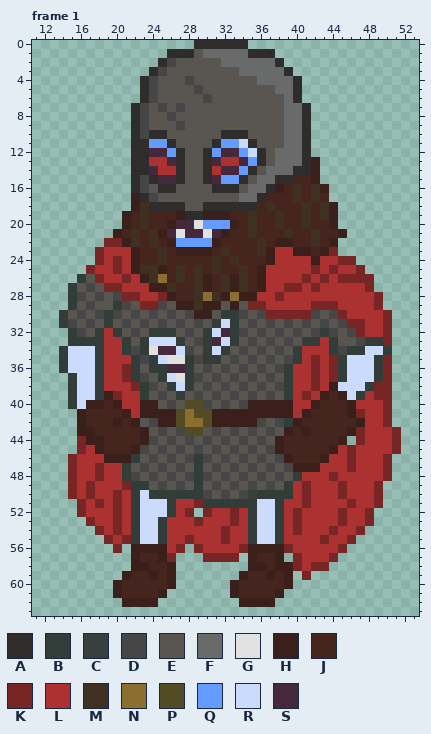
Pixel-art file: Assets/Aseprite Files/draugrsouthwest.aseprite. Above: the version before the commit.
64x64 pixels, 1 frame. Shown: frame 1: x 11..53, y 0..63. The commit also changed other frames, which this record leaves out.
Palette (. is transparent): A #2e2d2c  B #323c39  C #383f3c  D #464646  E #595652  F #696a6a  G #e1e1e1  H #3a1f1a  J #46251f  K #772525  L #ac3232  M #403022  N #8a6f30  P #524b24  Q #639bff  R #cbdbfc  S #45283c
Pixels before, frame 1 (only the part around the change), first column x 11:
 0 ..................AAAAAA...................
 1 ...............AAAEFFFFFAAA................
 2 ..............ADEEEEEFFFFFFA...............
 3 .............ADEEEEEEEEFFFFFA..............
 4 ............ADEEEDEEEEEEEFFFFA.............
 5 ............ADEEEEDEEEEEEEEFFA.............
 6 ............ADEEEEEDEEEEEEEEFA.............
 7 ...........ADEDEDEEEEEEEEEEEFFA............
 8 ...........ADEEDEEEEEEEEEEEEFFA............
 9 ...........ADEEEDEEEEEEEEEEEFFA............
10 ...........ADAAEEEEEEAAAEEEEFFA............
11 ...........AAQQAEEEEAQQRAEEEFFA............
12 ...........AASSQAEEAQSSQRAEFFFA............
13 ...........AALLSAEEASLLSQAEFFFAH...........
14 ...........AASLLAEEALSSQAEFFFAAH...........
15 ...........ADASSAEEASQQAEFFAAJJH...........
16 ...........ADEAAEEEEAAAEFFAHJMJMH..........
17 ...........HADEEEEEEEEEFFAJJJMJMJ..........
18 ...........HMAAAAEEAAAAAAJMJJJMJMH.........
19 ..........HJMJJJHAAHHHJJMJJMJJMJMH.........
20 ..........HJMJJHSSGQQQHJMJJMJJMJJH.........
21 .........HJMJMHSGSSGSHJJMJJJMJJMJJH........
22 ........KKHMJMJHQQQQHJJJJMJHHJJMJH.........
23 .......KLLLHJJMJHHHHJMJJJMHLLHHJHK.........
24 .......KLKLHJJMJJJJJMJMJJJHLLLLHLLKK.......
25 ......KLLKLHMMHJMJMJMJJMJHLLLLLKLKLLK......
26 .....BEKLLKLHMNJMJMHJMHMJHLLLLKLKLKKKK.....
27 ....BEDEKKLLLHHMJJMHJMHMJHLLKKLKLLLLLK.....
28 ....BDEDEDKKLLKHJJMNMHNHHLLKLLLLLLLLLLK....
29 ....BEDEEBDEKKDEHHMHHEHEKKLLLLLKKKLLLLK....
30 ...BEDEDBDEDEDEDEDHHEBBDEDKKKKKDEDKLLLLK...
31 ...BDEDEBEDEDEDEDEDEBRBEDEDEDEDEDEDKKLLK...
32 ....BDEBLBEDEBBBEDEBRSBDEDEDEDEDBDEDKLLK...
33 ....BBBBLLBEBRRRBEDBSRBEDEDEDEBBLBEEDBBK...
34 ...BRRRBLLBDBGSSRDEBRBEDEDEDEBLLLBDBBRRB...
35 ...BRRRBLLLBDBRGGBDBBEDEDEDEDBLKLKBRRRBK...
36 ...BRRRBLLKBEBBSSBEDEDEDEDEDBLLKLKBRRRBK...
37 ....BRRBLLKBDEBRGBDEDEDEDEDEBLLKLKBRRRBK...
38 ....BRRBLLLKBDEBRBEDEDEDEDEDBLLKLHRRRBKK...
39 ....BRRBHKLLBEDEBEDEDEDEDEDEBLKLHJHRBLKK...
40 ....BRHHJHLLHHEDEPPDEDEDHHHHHLLHJJJHLLLK...
41 .....HJJJJHLHHHHPNPPHHHHHHHHHLHJJJJHKLLK...
42 .....HJJJHJHEDHHPNNPHHHHHDEDBHJJJJJJHLLK...
43 .....HHJJJJJHEDEDPPEDEDEDEDEHJHJJJJHKLLLK..
44 .....KHHJJJJHDEDEDEDEDEDEDEHJJJJJJH.KLLLK..
45 .....KLHJJJHDEDEDEDEDEDEDEDHJJJJJHLKLLLLK..
46 ....KLLLHHHBEDEDEDBDEDEDEDEDHJJJHLLKLLLK...
47 ....KLLKLLBEDEDEDEBEDEDEDEDEDHHHLLLKLLLK...
48 ....KLLKLLBDEDEDEDBDEDEDEDEDEBLLLKLLLLLK...
49 ....KLKLLLKBBEDEDEBEDEDEDEDEBLKLLLKLLLK....
50 ....KLKLLKLBRBBBBBBDEDEDCBBBBLKLLLKLLLK....
51 .....KLKLKLBRRRBLLKBBBBBBRRBLLKLLLLKLLK....
52 .....KLLLKLBRRRBLK.KLLKLBRRBLKLLLLKLLK.....
53 ......KLLKLBRRBLLLKLLLKLBRRBLKLLLLKLLK.....
54 .......KLKLBRRBLLLLLLKLLBRRBLKLLLKLLK......
55 ........KLKBRRBLLKLLLKLLBRRBLLLLKLLK.......
56 .........K.HHHHLK.KLLLLKHHHHKLLLLLK........
57 ...........HJJHK...KKKK.HJJH.KLLLK.........
58 ...........HHJJH........HHJHHKLKK..........
59 ..........HJJHJH.......HJJHJH.K............
60 .........HJJJJJH......HJJJJJH..............
61 .........HJJJJH.......HJJJJH...............
62 ..........HHHH.........HHHH................
63 ...........................................
The result:
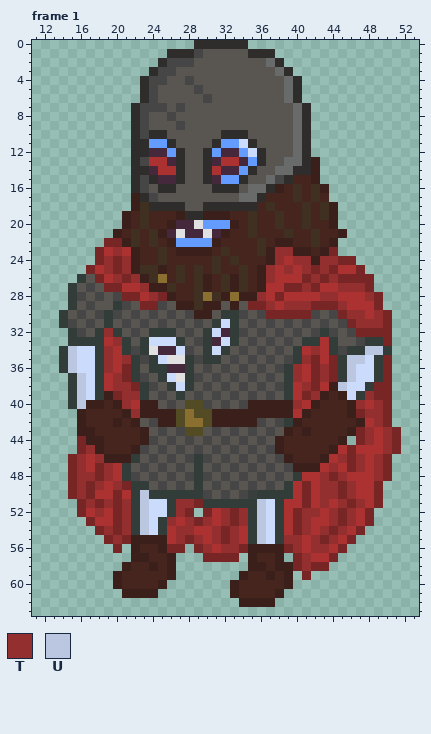
Colours new in this view: T #942f2f  U #bbc7e1
From old to new:
Frame 1, layer "Flattened":
y 1: x 29..34 EFFFFF -> DEEEEE
y 2: x 27..28 EE -> DD; x 32..36 FFFFF -> EEEEE
y 3: x 26 E -> D; x 34..37 FFFF -> EEEE
y 4: x 25 E -> D; x 36..38 FFF -> EEE
y 5: x 38 F -> E
y 7: x 24 E -> D; x 39 F -> E
y 8..11: x 39 F -> E
y 12: x 38..39 FF -> EE
y 13: x 23 A -> D; x 38 F -> E
y 14: x 37 F -> E
y 15: x 36 F -> E; x 38 A -> D
y 23: x 20 L -> T; x 38..39 LL -> TT
y 24: x 19 L -> T; x 21 L -> T; x 38 L -> T; x 40..41 LL -> TT; x 43..44 LL -> TT
y 25: x 19 L -> T; x 21 L -> T; x 37 L -> T; x 39 L -> T; x 41 L -> T; x 43 L -> T
y 26: x 20 L -> T; x 22 L -> T; x 37 L -> T; x 42 L -> T; x 44 L -> T
y 27: x 23 L -> T; x 41 L -> T; x 45..47 LLL -> TTT
y 28: x 24 L -> T; x 36 L -> T; x 43..44 LL -> TT; x 48 L -> T
y 29: x 37 L -> T; x 39..41 LLL -> TTT; x 45 L -> T
y 30: x 46..47 LL -> TT; x 49 L -> T
y 31: x 47..49 KLL -> TTT
y 32: x 19 L -> T; x 48..49 LL -> KK
y 33: x 20 L -> T
y 34: x 15 R -> U; x 19 L -> T; x 42 L -> T; x 48..49 RR -> UU
y 35: x 15 R -> U; x 19 L -> T; x 21 L -> T; x 41 L -> T; x 46..47 RR -> UU
y 36: x 15 R -> U; x 19 L -> T; x 40 L -> T; x 43 L -> T; x 46 R -> U
y 37: x 16 R -> U; x 20 L -> T; x 40 L -> T; x 43 L -> T; x 46 R -> U
y 38: x 16 R -> U; x 20..21 LL -> TT; x 41 L -> T; x 45 R -> U
y 39: x 16 R -> U; x 21..22 LL -> TT; x 42 L -> T; x 48 L -> T
y 40: x 16 R -> U; x 21 L -> T; x 40 L -> T; x 47 L -> T; x 49 L -> T
y 41: x 22 L -> T; x 48..49 LL -> TT
y 42: x 49 L -> T
y 43..44: x 48 L -> T; x 50 L -> T
y 45: x 17 L -> T; x 50 L -> T
y 46: x 16 L -> T; x 18 L -> T; x 45 L -> T; x 47 L -> T; x 49 L -> T
y 47: x 16 L -> T; x 19 L -> T; x 44 L -> T; x 47 L -> T; x 49 L -> T
y 48: x 16..17 LL -> TT; x 19 L -> T; x 43 L -> T; x 45 L -> T; x 49 L -> T
y 49: x 16 L -> T; x 18 L -> T; x 20 L -> T; x 43..44 LL -> TT; x 46 L -> T
y 50: x 16 L -> T; x 23 R -> U; x 43..44 LL -> TT; x 46 L -> T
y 51: x 17 L -> T; x 19 L -> T; x 21 L -> T; x 23 R -> U; x 27..28 LL -> TT; x 36 R -> U; x 43 L -> T; x 45 L -> T; x 47 L -> T
y 52: x 18 L -> T; x 21 L -> T; x 23 R -> U; x 27 L -> T; x 32 L -> T; x 34 L -> T; x 36 R -> U; x 41..42 LL -> TT; x 44 L -> T; x 46 L -> T
y 53: x 21 L -> T; x 23 R -> U; x 26 L -> T; x 28 L -> T; x 30 L -> T; x 32 L -> T; x 34 L -> T; x 36 R -> U; x 41 L -> T; x 44 L -> T; x 46 L -> T
y 54: x 19 L -> T; x 21 L -> T; x 23 R -> U; x 27..28 LL -> TT; x 31 L -> T; x 33 L -> T; x 36 R -> U; x 41 L -> T; x 43 L -> T; x 45 L -> T
y 55: x 20 L -> T; x 22..25 BRRB -> HHHH; x 27 L -> T; x 29 L -> T; x 31 L -> T; x 33 L -> T; x 36 R -> U; x 39..40 LL -> TT; x 42 L -> T; x 44 L -> T
y 56: x 23..24 HH -> JJ; x 26 L -> K; x 30 L -> T; x 32..33 LL -> TT; x 40 L -> T; x 42..43 LL -> TT
y 57: x 23 J -> H; x 25..26 HK -> JH; x 41 L -> T
y 58: x 21..24 .HHJ -> HJJH; x 41 L -> T
y 59: x 20..21 .H -> HJ; x 24 H -> J
y 60: x 25..26 JH -> H.
y 61: x 20..25 HJJJJH -> .HHHH.
y 62: x 21..24 HHHH -> ....
Boxes around the changes in both pictures, in picture pixels (x1, y1, x2, y2):
changed: (149, 49, 293, 184)
changed: (140, 157, 149, 166)
changed: (68, 247, 392, 607)
